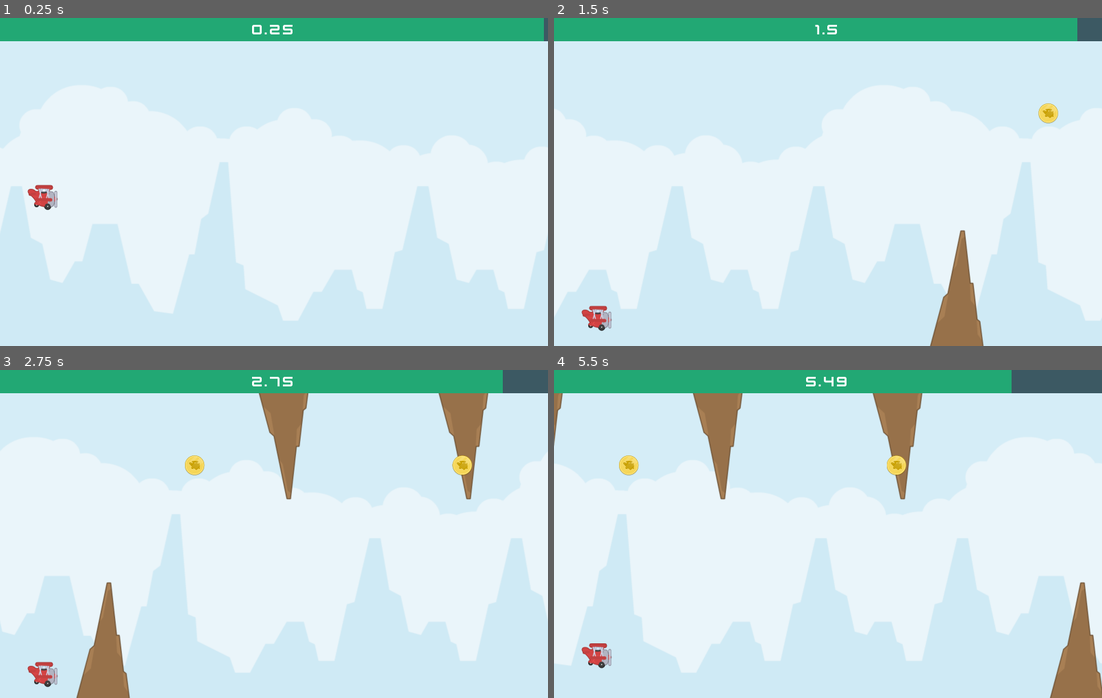
Above: before the commit, frames 1-4 (two rows, left to right).
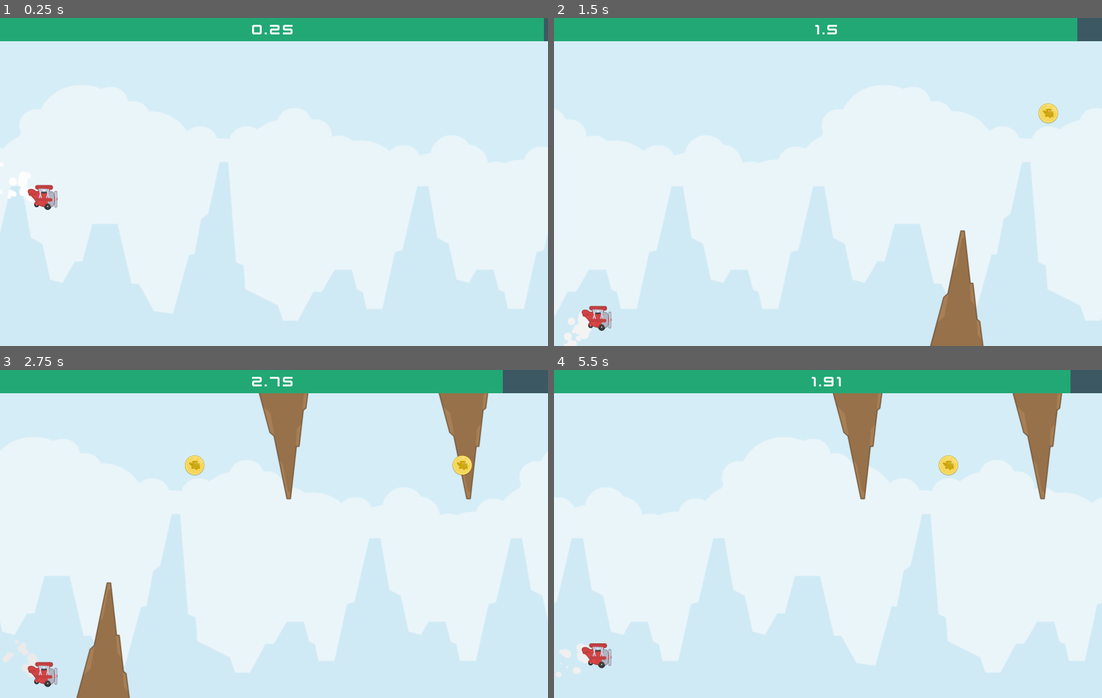
Above: after the commit, the same moments.

Repository: veesergey/GodotClass
Game: Godot game, scene res://Main.tscn
Two runs of this game, one before a commit and one after it. Both use one fixed random seed, a clock stepped at 60 frames per second and the inputs below. Before the commit the project has no main scene; this scene is started directly in both runs.
Inputs (mouse positions are in pixels of both pictures, inside the frame that each line leads up to):
- Up to frame 1 (0.25 s): no input
- Up to frame 2 (1.5 s): move the mouse to (948, 165) at 0.52 s; click (948, 165) at 0.6 s; move the mouse to (718, 198) at 1.27 s; click (718, 198) at 1.35 s
- Up to frame 3 (2.75 s): move the mouse to (328, 461) at 2.02 s; click (328, 461) at 2.1 s
- Up to frame 4 (5.5 s): move the mouse to (800, 599) at 2.77 s; click (800, 599) at 2.85 s; click (828, 550) at 3.5 s, where only the run after the commit has a clickable "Play again"; move the mouse to (992, 583) at 4.27 s; click (992, 583) at 4.35 s; move the mouse to (663, 484) at 5.02 s; click (663, 484) at 5.1 s

The runs differ from the first frame. In frame 1, less than 0.1% of the frame differs, in the area x 1-5%, y 51-55%; in frame 2, 0.2%; in frame 3, 0.2%; in frame 4, 23%, in the area x 0-100%, y 0-100%.

Commit message:
Added game over screen, added smoke to plane that changes color

Diff:
--- a/flyinggame/Background.gd
+++ b/flyinggame/Background.gd
@@ -1,5 +1,5 @@
 extends Node2D
 
-func _process(delta):
+func _process(_delta):
 	if position.x <= -1600:
 		position.x = 0
--- a/flyinggame/Coin.tscn
+++ b/flyinggame/Coin.tscn
@@ -11,5 +11,5 @@
 [node name="Sprite2D" type="Sprite2D" parent="."]
 texture = ExtResource("1_td8sj")
 
-[node name="CollisionShape2D" type="CollisionShape2D" parent="Sprite2D"]
+[node name="CollisionShape2D" type="CollisionShape2D" parent="."]
 shape = SubResource("CircleShape2D_v74bc")
--- a/flyinggame/Main.gd
+++ b/flyinggame/Main.gd
@@ -18,6 +18,11 @@
 		health -= _delta * health_decrease_speed
 		$UI/HealthBar.value = health
 
+	if health == 0 or health < 0:
+		game_over("You ran out of health!")
+
+	# Adjust smoke color based on health
+	$Player/Smoke.color.v = health / 100.0
 
 	score += _delta
 	var formatted_score : String = str(score)
@@ -34,11 +39,14 @@
 	obstacle_instance.position.x = spawned_object_position_x
 
 	obstacle_instance.position.y = obstacle_y
-	last_obstacle_pos == "up"
+	if random == 00:
+		last_obstacle_pos == "up"
 
 	if random == 1: # if obstacle spawns at bottom
 		obstacle_instance.scale.y *= -1
 		last_obstacle_pos = "down"
+
+	obstacle_instance.body_entered.connect(_on_obj_collided.bind(obstacle_instance))
 
 	pass # Replace with function body.
 
@@ -46,7 +54,30 @@
 func _on_coin_timer_timeout() -> void:
 	var random_pos : int = randi() % 3 #returns 0,1,2
 	var coin_instance : Area2D = coin.instantiate()
+
+	if last_obstacle_pos == "up" and random_pos == 0:
+		return
+
+	if last_obstacle_pos == "down" and random_pos == 2:
+		return
+
 	add_child(coin_instance)
 	coin_instance.position.x = spawned_object_position_x
 	coin_instance.position.y = 280 + (random_pos * 200)
-	pass # Replace with function body.
+	coin_instance.body_entered.connect(_on_coin_collided.bind(coin_instance))
+
+func _on_obj_collided(body : Node2D, _obstacle_instance : Area2D) -> void:
+	if body.is_in_group("Player"):
+		game_over("You have crashed!")
+
+func _on_coin_collided(body : Node2D, coin_instance : Area2D) -> void:
+	if body.is_in_group("Player"):
+		health += 5
+		health = 100 if health > 100 else health
+	coin_instance.queue_free()
+
+func game_over(message : String) -> void:
+	$GameOverScreen.show()
+	$GameOverScreen/GameOverMessage.text = message
+	get_tree().paused = true
+	pass
--- a/flyinggame/Main.tscn
+++ b/flyinggame/Main.tscn
@@ -8,9 +8,15 @@
 [ext_resource type="FontFile" uid="uid://b428wob75aear" path="res://Assets-TappyPlane/kenvector_future.ttf" id="6_fywbq"]
 [ext_resource type="PackedScene" uid="uid://cvuakyif24yvg" path="res://Obstacle.tscn" id="7_hiam8"]
 [ext_resource type="PackedScene" uid="uid://bo83uidilf8mp" path="res://Coin.tscn" id="8_3u4vb"]
+[ext_resource type="Texture2D" uid="uid://dik02opna48c5" path="res://Assets-TappyPlane/Circle.png" id="8_xxv7p"]
+[ext_resource type="Script" path="res://game_over_screen.gd" id="9_6lupj"]
 
 [sub_resource type="CircleShape2D" id="CircleShape2D_1cwlg"]
 radius = 35.171
+
+[sub_resource type="Curve" id="Curve_00mik"]
+_data = [Vector2(0, 1), 0.0, 0.0, 0, 0, Vector2(1, 0), 0.0, 0.0, 0, 0]
+point_count = 2
 
 [sub_resource type="RectangleShape2D" id="RectangleShape2D_aijwp"]
 size = Vector2(1600, 20)
@@ -48,18 +54,34 @@
 position = Vector2(1200, 0)
 texture = ExtResource("2_70t36")
 
-[node name="Player" type="RigidBody2D" parent="."]
+[node name="Player" type="RigidBody2D" parent="." groups=["Player"]]
 position = Vector2(125, 480)
 mass = 2.2
 gravity_scale = 1.6
 continuous_cd = 1
+contact_monitor = true
+max_contacts_reported = 10
 script = ExtResource("4_f5ayv")
 
-[node name="Sprite2D" type="Sprite2D" parent="Player"]
+[node name="Sprite2D" type="Sprite2D" parent="Player" groups=["Player"]]
 texture = ExtResource("5_eylsn")
 
-[node name="CollisionShape2D" type="CollisionShape2D" parent="Player"]
+[node name="CollisionShape2D" type="CollisionShape2D" parent="Player" groups=["Player"]]
 shape = SubResource("CircleShape2D_1cwlg")
+
+[node name="Smoke" type="CPUParticles2D" parent="Player"]
+z_index = -1
+position = Vector2(-35, -6)
+amount = 25
+lifetime = 0.4
+texture = ExtResource("8_xxv7p")
+spread = 180.0
+gravity = Vector2(-2500, 0)
+initial_velocity_min = 200.0
+initial_velocity_max = 200.0
+scale_amount_min = 0.5
+scale_amount_max = 0.5
+scale_amount_curve = SubResource("Curve_00mik")
 
 [node name="Walls" type="Node" parent="."]
 
@@ -105,5 +127,79 @@
 horizontal_alignment = 1
 vertical_alignment = 1
 
+[node name="GameOverScreen" type="Control" parent="."]
+visible = false
+z_index = 10
+layout_mode = 3
+anchors_preset = 15
+anchor_right = 1.0
+anchor_bottom = 1.0
+grow_horizontal = 2
+grow_vertical = 2
+script = ExtResource("9_6lupj")
+
+[node name="ColorRect" type="ColorRect" parent="GameOverScreen"]
+layout_mode = 1
+anchors_preset = 15
+anchor_right = 1.0
+anchor_bottom = 1.0
+grow_horizontal = 2
+grow_vertical = 2
+color = Color(0, 0, 0, 0.784314)
+
+[node name="GameOverLabel" type="Label" parent="GameOverScreen"]
+layout_mode = 1
+anchors_preset = 8
+anchor_left = 0.5
+anchor_top = 0.5
+anchor_right = 0.5
+anchor_bottom = 0.5
+offset_left = -464.0
+offset_top = -353.0
+offset_right = 465.0
+offset_bottom = -218.0
+grow_horizontal = 2
+grow_vertical = 2
+theme_override_colors/font_color = Color(1, 1, 1, 1)
+theme_override_fonts/font = ExtResource("6_fywbq")
+theme_override_font_sizes/font_size = 120
+text = "Game Over!"
+
+[node name="PlayAgainButton" type="Button" parent="GameOverScreen"]
+process_mode = 3
+layout_mode = 1
+anchors_preset = 8
+anchor_left = 0.5
+anchor_top = 0.5
+anchor_right = 0.5
+anchor_bottom = 0.5
+offset_left = -185.0
+offset_top = 19.0
+offset_right = 185.0
+offset_bottom = 84.0
+grow_horizontal = 2
+grow_vertical = 2
+theme_override_fonts/font = ExtResource("6_fywbq")
+theme_override_font_sizes/font_size = 50
+text = "Play again"
+
+[node name="GameOverMessage" type="Label" parent="GameOverScreen"]
+layout_mode = 1
+anchors_preset = 8
+anchor_left = 0.5
+anchor_top = 0.5
+anchor_right = 0.5
+anchor_bottom = 0.5
+offset_left = -33.0
+offset_top = -176.0
+offset_right = 34.0
+offset_bottom = -153.0
+grow_horizontal = 2
+grow_vertical = 2
+theme_override_fonts/font = ExtResource("6_fywbq")
+theme_override_font_sizes/font_size = 40
+text = "Message"
+
 [connection signal="timeout" from="SpawnerTimer" to="." method="_on_spawner_timer_timeout"]
 [connection signal="timeout" from="CoinTimer" to="." method="_on_coin_timer_timeout"]
+[connection signal="pressed" from="GameOverScreen/PlayAgainButton" to="GameOverScreen" method="_on_play_again_button_pressed"]
--- /dev/null
+++ b/flyinggame/Menu.gd
@@ -0,0 +1,16 @@
+extends Control
+
+
+# Called when the node enters the scene tree for the first time.
+func _ready() -> void:
+	pass # Replace with function body.
+
+
+# Called every frame. 'delta' is the elapsed time since the previous frame.
+func _process(delta: float) -> void:
+	pass
+
+
+func _on_play_button_pressed() -> void:
+	get_tree().change_scene_to_file("res://Main.tscn")
+	pass # Replace with function body.
--- /dev/null
+++ b/flyinggame/Menu.tscn
@@ -0,0 +1,57 @@
+[gd_scene load_steps=3 format=3 uid="uid://dm5e3fsdmffcx"]
+
+[ext_resource type="Script" path="res://Menu.gd" id="1_n3j1e"]
+[ext_resource type="FontFile" uid="uid://b428wob75aear" path="res://Assets-TappyPlane/kenvector_future.ttf" id="1_wvb80"]
+
+[node name="Menu" type="Control"]
+layout_mode = 3
+anchors_preset = 15
+anchor_right = 1.0
+anchor_bottom = 1.0
+grow_horizontal = 2
+grow_vertical = 2
+script = ExtResource("1_n3j1e")
+
+[node name="Background" type="ColorRect" parent="."]
+layout_mode = 1
+anchors_preset = 15
+anchor_right = 1.0
+anchor_bottom = 1.0
+grow_horizontal = 2
+grow_vertical = 2
+color = Color(0, 0.560784, 1, 1)
+
+[node name="Title" type="Label" parent="."]
+layout_mode = 1
+anchors_preset = 5
+anchor_left = 0.5
+anchor_right = 0.5
+offset_left = -535.0
+offset_top = 140.0
+offset_right = 536.0
+offset_bottom = 282.0
+grow_horizontal = 2
+theme_override_fonts/font = ExtResource("1_wvb80")
+theme_override_font_sizes/font_size = 125
+text = "Tappy Plane"
+horizontal_alignment = 1
+vertical_alignment = 1
+
+[node name="PlayButton" type="Button" parent="."]
+layout_mode = 1
+anchors_preset = 8
+anchor_left = 0.5
+anchor_top = 0.5
+anchor_right = 0.5
+anchor_bottom = 0.5
+offset_left = -198.0
+offset_top = -51.0
+offset_right = 198.0
+offset_bottom = 51.0
+grow_horizontal = 2
+grow_vertical = 2
+theme_override_fonts/font = ExtResource("1_wvb80")
+theme_override_font_sizes/font_size = 80
+text = "Play"
+
+[connection signal="pressed" from="PlayButton" to="." method="_on_play_button_pressed"]
--- a/flyinggame/Obstacle.tscn
+++ b/flyinggame/Obstacle.tscn
@@ -8,5 +8,5 @@
 [node name="Sprite2D" type="Sprite2D" parent="."]
 texture = ExtResource("1_k6tqa")
 
-[node name="CollisionPolygon2D" type="CollisionPolygon2D" parent="Sprite2D"]
+[node name="CollisionPolygon2D" type="CollisionPolygon2D" parent="."]
 polygon = PackedVector2Array(-52, -118, 54, -118, 12, 120)
--- /dev/null
+++ b/flyinggame/coin.gd
@@ -0,0 +1,11 @@
+extends Area2D
+
+
+# Called when the node enters the scene tree for the first time.
+func _ready() -> void:
+	pass # Replace with function body.
+
+
+# Called every frame. 'delta' is the elapsed time since the previous frame.
+func _process(delta: float) -> void:
+	pass
--- /dev/null
+++ b/flyinggame/game_over_screen.gd
@@ -0,0 +1,17 @@
+extends Control
+
+
+# Called when the node enters the scene tree for the first time.
+func _ready() -> void:
+	pass # Replace with function body.
+
+
+# Called every frame. 'delta' is the elapsed time since the previous frame.
+func _process(delta: float) -> void:
+	pass
+
+
+func _on_play_again_button_pressed() -> void:
+	get_tree().paused = false
+	get_tree().reload_current_scene()
+	pass # Replace with function body.
--- a/flyinggame/project.godot
+++ b/flyinggame/project.godot
@@ -11,6 +11,7 @@
 [application]
 
 config/name="FlyingGame"
+run/main_scene="res://Menu.tscn"
 config/features=PackedStringArray("4.3", "Mobile")
 config/icon="res://icon.svg"
 
@@ -24,6 +25,7 @@
 [global_group]
 
 DynamicObjects=""
+Player=""
 
 [input]
 
Not shown: 1 places in flyinggame/Main.tscn that only renumber resources
